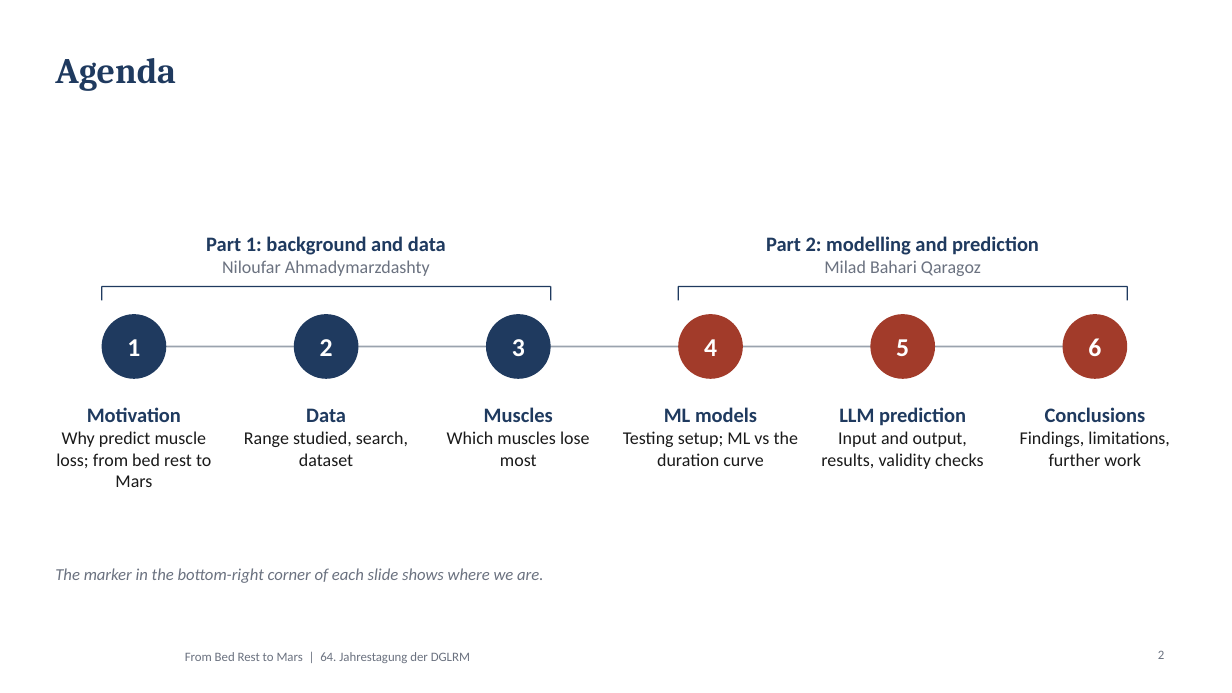
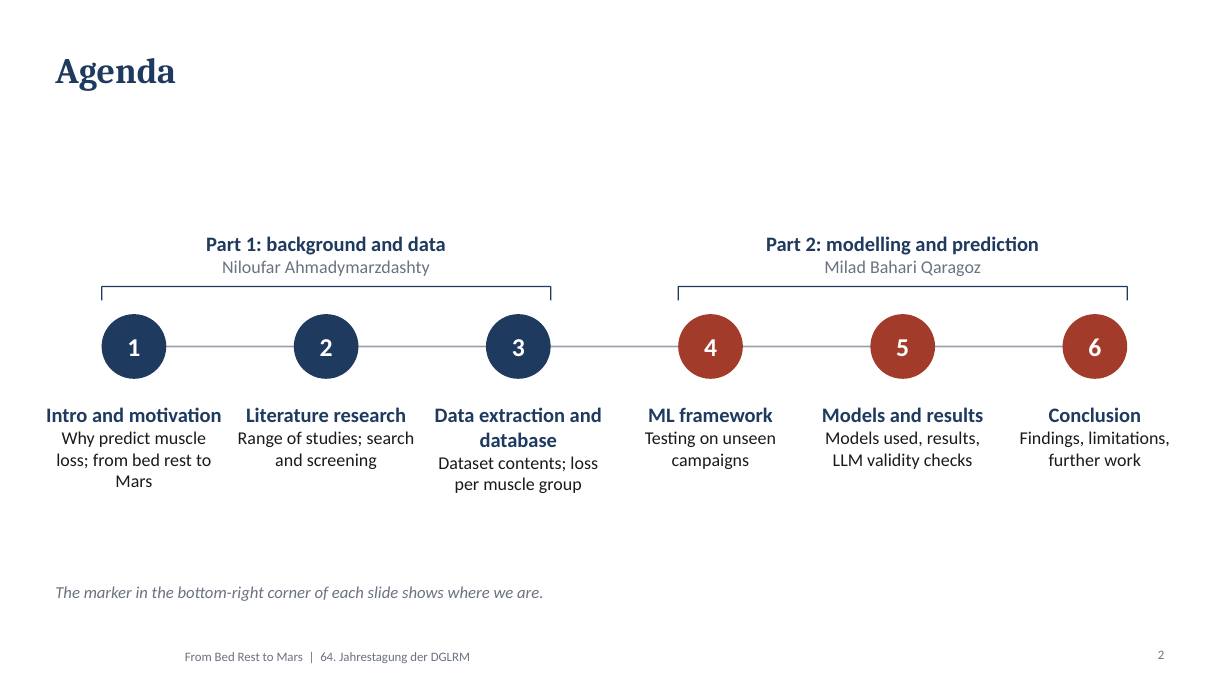
Before and after one commit to MiladBahariQaragoz/BedrestToMars, a slide deck: slide 2 of presentation/bed-rest-to-mars-talk.pptx. Drawn at 1232x693 pixels with LibreOffice and Linux fonts; fonts in the diff are those of the drawing; background and template pictures are left out. Boxes give left, top, right and bottom in pixels: in the first picture for what was removed or moved away, otherwise in the second. Text is boxed around its words. In the diff, an @@ line names an element or a change of style, - is before the commit and + after.

```diff
--- a/presentation/bed-rest-to-mars-talk.pptx
+++ b/presentation/bed-rest-to-mars-talk.pptx
@@ text at box(46, 407, 222, 422): text changed @@
-Motivation
+Intro and motivation
@@ text at box(238, 407, 415, 469): text changed @@
-Data
-Range studied, search, dataset
+Literature research
+Range of studies; search and screening
@@ text at box(435, 407, 602, 493): text changed @@
-Muscles
-Which muscles lose most
+Data extraction and database
+Dataset contents; loss per muscle group
@@ text at box(645, 407, 776, 469): text changed @@
-ML models
-Testing setup; ML vs the duration curve
+ML framework
+Testing on unseen campaigns
@@ text at box(822, 407, 984, 469): text changed @@
-LLM prediction
-Input and output, results, validity checks
+Models and results
+Models used, results, LLM validity checks
@@ text at box(1049, 407, 1142, 422): text changed @@
-Conclusions
+Conclusion
@@ text "The marker in the bottom-right ...": place and size @@
-text "The marker in the bottom-right ..." at box(55, 568, 543, 583)
+text "The marker in the bottom-right ..." at box(55, 586, 543, 601)
```
Also in this commit, not shown: 11 other slides changed, 1 slide removed, 4 other files.
